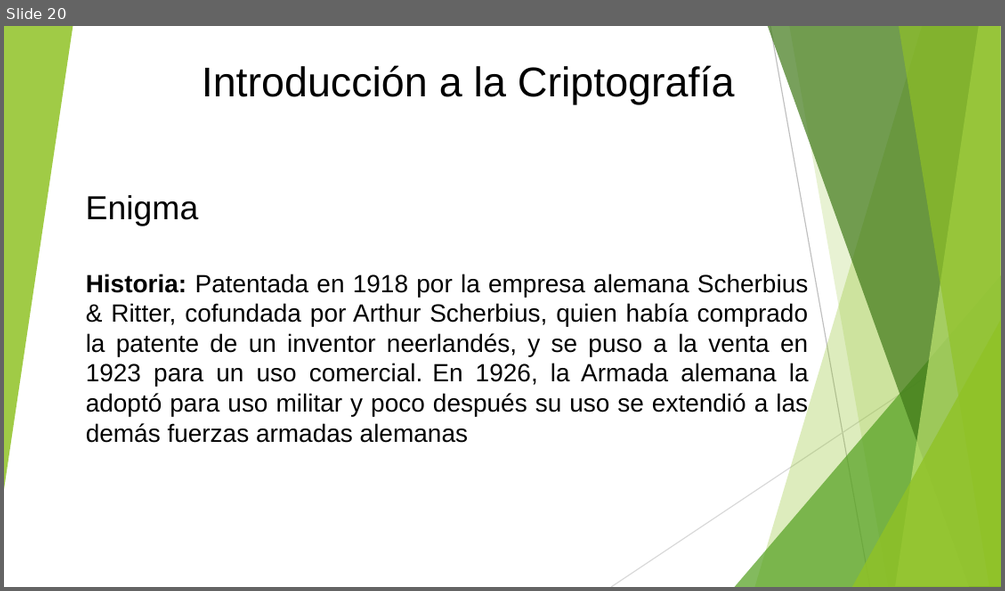
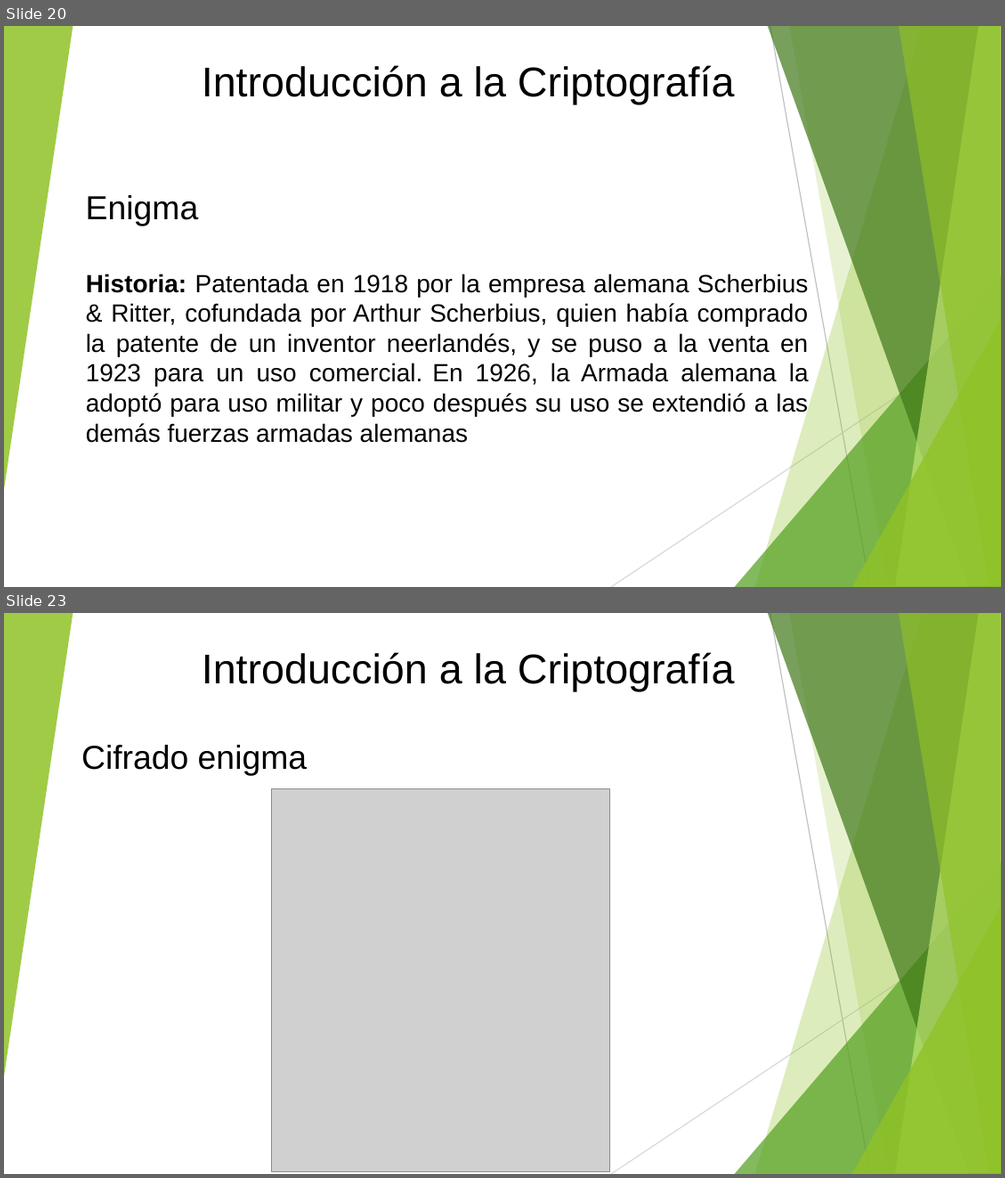
Before and after one commit to johaning91/criptografia, a slide deck: Presentacion.pptx. Shown one above the other, each under a label of ours: slide 20 before the commit, slides 20 and 23 after it; the slides between them are not shown. The pictures are 1005x591 and 1005x1178 pixels, drawn with LibreOffice and Linux fonts; fonts in the diff are those of the drawing; grey boxes stand for pictures. Boxes give left, top, right and bottom in pixels: in the first picture for what was removed or moved away, otherwise in the second. Text is boxed around its words. In the diff, an @@ line names an element or a change of style, - is before the commit and + after.

```diff
--- a/Presentacion.pptx
+++ b/Presentacion.pptx
@@ slide 23 added at (4,613,1001,1174), background #FFFFFF; not listed: 10 template elements that a slide beside it also shows @@
@@ text added at (202,652,735,691), 30 pt, text #000000 @@
+Introducción a la Criptografía
@@ text added at (81,745,307,775), 24 pt, text #000000 @@
+Cifrado enigma
@@ picture added at (272,788,610,1171) @@
```
Also in this commit, not shown: 1 slide changed, 4 other slides added, 1 slide removed.
